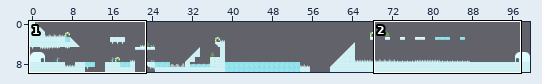
Tiled map -- assets/levels/1.tmx. Above, an overview of the earlier version with the close-up marked.
Close-up. Before:
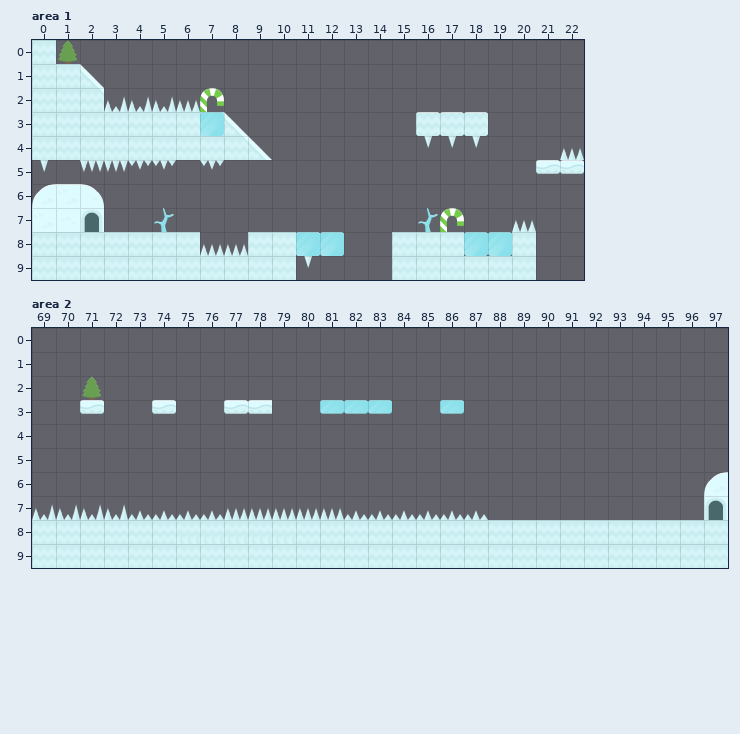
Cells are 70x70 px. Shown: area 1 x 0..22, y 0..9; area 2 x 69..97, y 0..9.
New version:
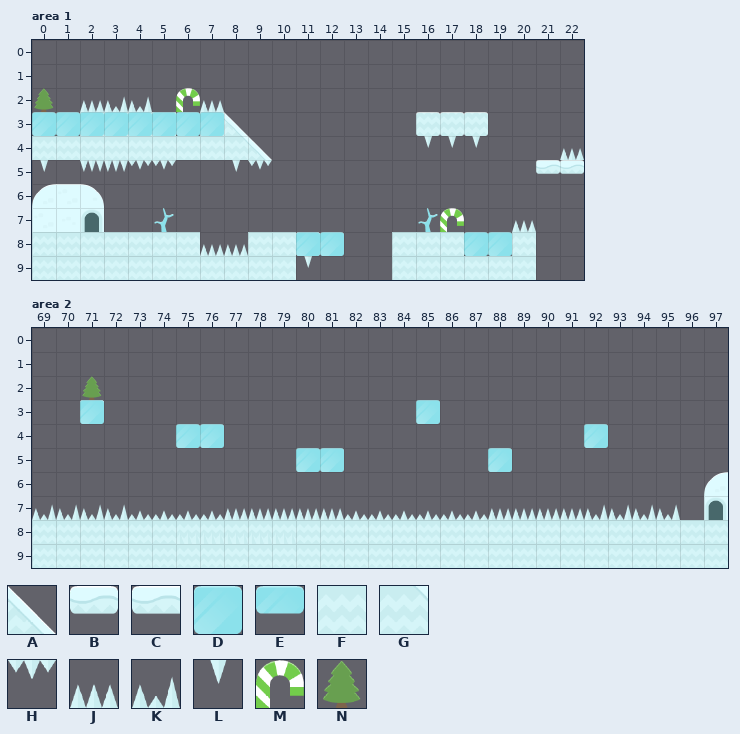
Key: from "sheet": A 6, B 8, C 9, D 10, E 12, F 16, G 20, H 44, J 45, K 46, L 59, M 66, N 83.
_ is an empty cell, # one hidden under a higher layer.
The exact change:
Layer "checkpoints", area 1:
y 2: x 6..7 _M -> M_
Layer "walls", area 1:
y 0: x 0 F -> _
y 1: x 0..1 FF -> __
y 2: x 0..2 FF# -> ___
y 3: x 0..1 FF -> __; x 6 F -> _
Layer "spikes", area 1:
y 2: x 2 _ -> J; x 5..7 KJ_ -> __J
y 3: x 6 _ -> D
y 5: x 7..9 H__ -> _LH
Layer "ice", area 1:
y 1: x 2 A -> _
y 2: x 2 G -> _
y 3: x 0..5 ______ -> DDDDDD
Layer "trees", area 1:
y 0: x 1 N -> _
y 2: x 0 _ -> N
Layer "walls", area 2:
y 3: x 74 B -> _; x 77..78 BC -> __; x 81..83 EEE -> ___; x 86 E -> _
Layer "spikes", area 2:
y 7: x 88..95 ________ -> JJJJKKKK
Layer "ice", area 2:
y 3: x 71 _ -> D; x 85 _ -> D
y 4: x 75..76 __ -> DD; x 92 _ -> D
y 5: x 80..81 __ -> DD; x 88 _ -> D
